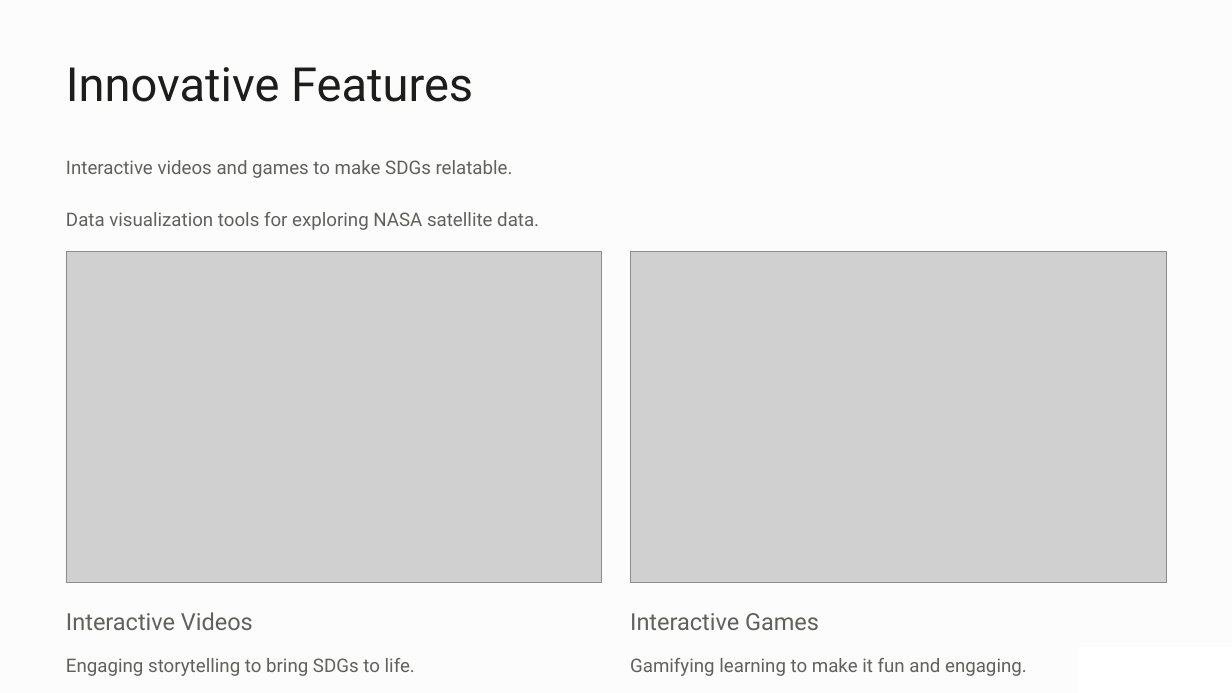
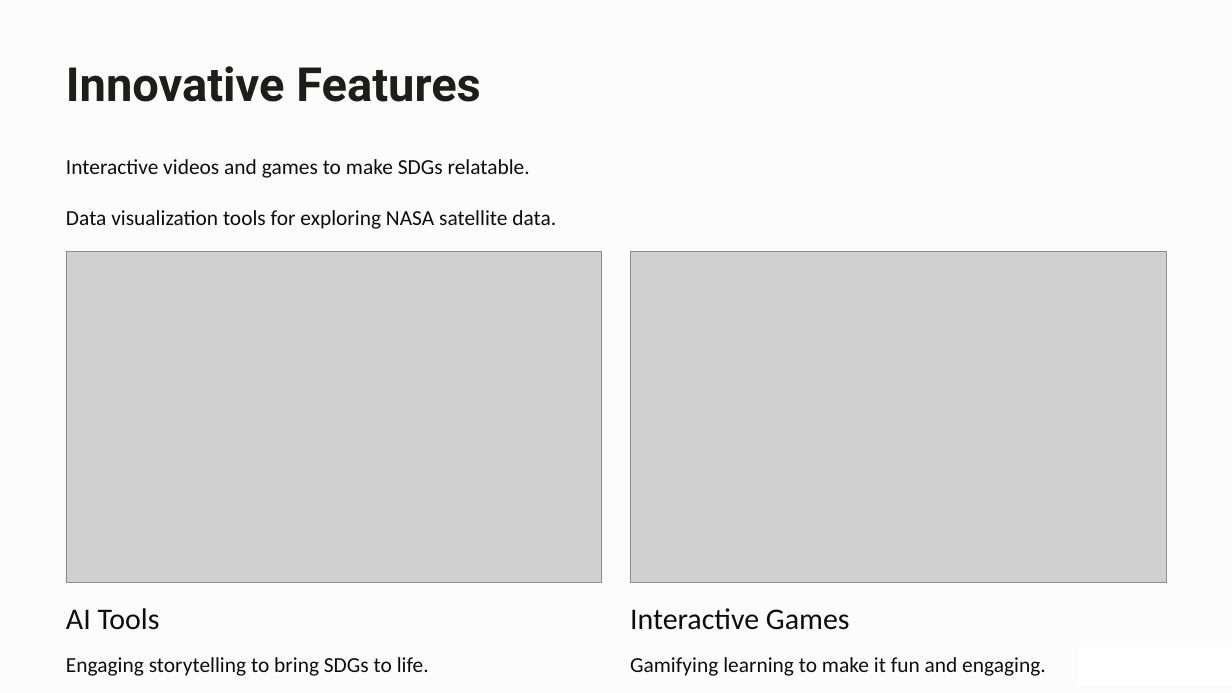
Before and after one commit to Abdelrahman47-code/Nasa-Space-Apps-2024-SDG-EduLab, a slide deck: slide 5 of src/assets/2024-NASA-Space-Apps-Challenge.pptx. Drawn at 1232x693 pixels with LibreOffice and Linux fonts; fonts in the diff are those of the drawing; grey boxes stand for pictures; background and template pictures are left out. Boxes give left, top, right and bottom in pixels: in the first picture for what was removed or moved away, otherwise in the second. Text is boxed around its words. In the diff, an @@ line names an element or a change of style, - is before the commit and + after.

```diff
--- a/src/assets/2024-NASA-Space-Apps-Challenge.pptx
+++ b/src/assets/2024-NASA-Space-Apps-Challenge.pptx
@@ text "Innovative Features" at <box>66,66,481,102</box>: bold on @@
@@ text at <box>66,608,160,630</box>: text changed; size 22 to 28 pt; font Roboto to Calibri; text colour #61615C to #0D0D0D @@
-Interactive Videos
+AI Tools
@@ text "Interactive Games" at <box>630,608,850,630</box>: size 22 to 28 pt, font Roboto to Calibri, text colour #61615C to #0D0D0D @@
@@ size 17.5 to 20 pt, font Roboto to Calibri, text colour #61615C to #0D0D0D in 4 elements at <box>66,159,530,178</box>, <box>66,210,556,229</box>, <box>66,657,429,676</box>, <box>630,657,1046,676</box> @@
```
Also in this commit, not shown: 5 other slides changed, 1 slide removed, 3 other files.
